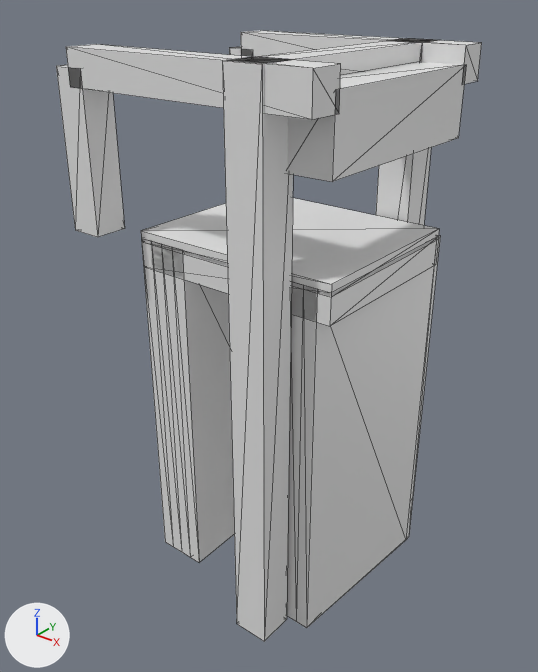
The glTF model models/amerongen/amerongen-brug-48f85dfd/amerongen-brug-48f85dfd.glb, before and after one commit.
Before and after are seen from a 50 mm lens placed at (11.31, -15.04, 6.42), pointed at (-0.6, -0.16, -2.81). Arrows for +X, +Y and +Z are at lower left; the lights stay in place. The picture after the commit comes second. Mesh edges are drawn as thin lines.

Objects in the first picture: 'building:balans', 'building:balans 2', 'building:contragewicht', 'building:hamei', 'building:hamei 2', 'building:hangstang', 'building:hangstang 2', 'building:portaal', 'road:dek', 'road:inrit', 'road:landhoofd (aangenomen)', 'road:landhoofd (aangenomen) 2'.
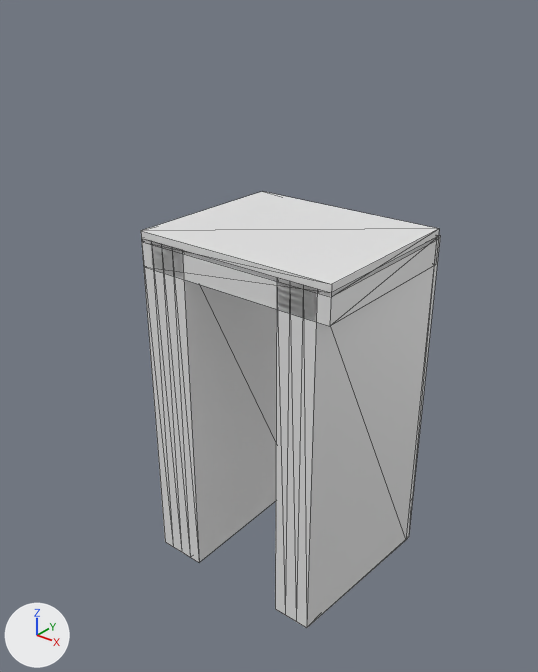
Changed parts and their boxes (x1, y1, x2, y2) in the pictures (538 x 672 px):
```json
{"object": "building:hamei 2", "change": "deleted", "before": [222, 57, 293, 642]}
{"object": "building:contragewicht", "change": "deleted", "before": [287, 62, 466, 182]}
{"object": "building:balans 2", "change": "deleted", "before": [66, 44, 341, 120]}
{"object": "building:hangstang 2", "change": "deleted", "before": [56, 65, 125, 237]}
{"object": "building:balans", "change": "deleted", "before": [241, 30, 482, 84]}
{"object": "building:hamei", "change": "deleted", "before": [376, 38, 437, 225]}
{"object": "building:portaal", "change": "deleted", "before": [244, 39, 428, 75]}
{"object": "building:hangstang", "change": "deleted", "before": [229, 47, 253, 57], "on screen": "mostly hidden"}
```

Edits to the scene script, one JSON object a line:
```json
{"op": "remove", "block": "ob_building_hamei", "code": ["ob_building_hamei = bpy.data.objects.new('building:hamei', me_hamei)", "ob_building_hamei.location = (0.0, 0.0, 0.0)"]}
{"op": "remove", "block": "ob_building_hamei_2", "code": ["ob_building_hamei_2 = bpy.data.objects.new('building:hamei 2', me_hamei_2)", "ob_building_hamei_2.location = (0.0, 0.0, 0.0)"]}
{"op": "remove", "block": "ob_building_portaal", "code": ["ob_building_portaal = bpy.data.objects.new('building:portaal', me_portaal)", "ob_building_portaal.location = (0.0, 0.0, 0.0)"]}
{"op": "remove", "block": "ob_building_balans", "code": ["ob_building_balans = bpy.data.objects.new('building:balans', me_balans)", "ob_building_balans.location = (0.0, 0.0, 0.0)"]}
{"op": "remove", "block": "ob_building_hangstang", "code": ["ob_building_hangstang = bpy.data.objects.new('building:hangstang', me_hangstang)", "ob_building_hangstang.location = (0.0, 0.0, 0.0)"]}
{"op": "remove", "block": "ob_building_balans_2", "code": ["ob_building_balans_2 = bpy.data.objects.new('building:balans 2', me_balans_2)", "ob_building_balans_2.location = (0.0, 0.0, 0.0)"]}
{"op": "remove", "block": "ob_building_hangstang_2", "code": ["ob_building_hangstang_2 = bpy.data.objects.new('building:hangstang 2', me_hangstang_2)", "ob_building_hangstang_2.location = (0.0, 0.0, 0.0)"]}
{"op": "remove", "block": "ob_building_contragewicht", "code": ["ob_building_contragewicht = bpy.data.objects.new('building:contragewicht', me_contragewicht)", "ob_building_contragewicht.location = (0.0, 0.0, 0.0)"]}
```
